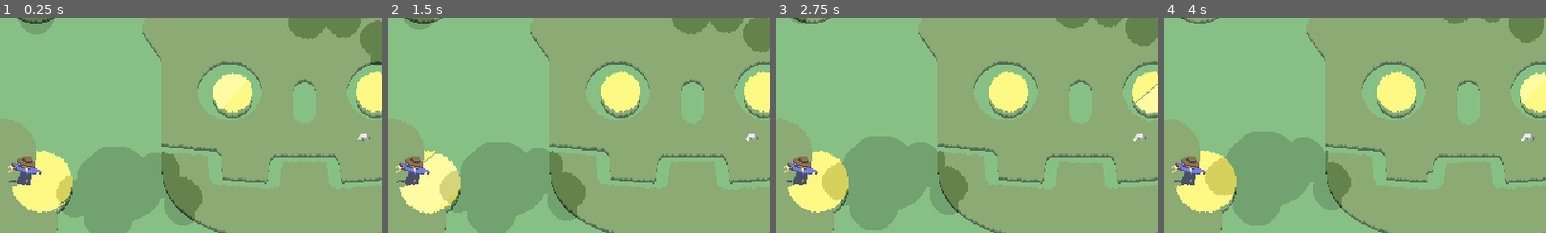
Above: before the commit, frames 1-4 (left to right).
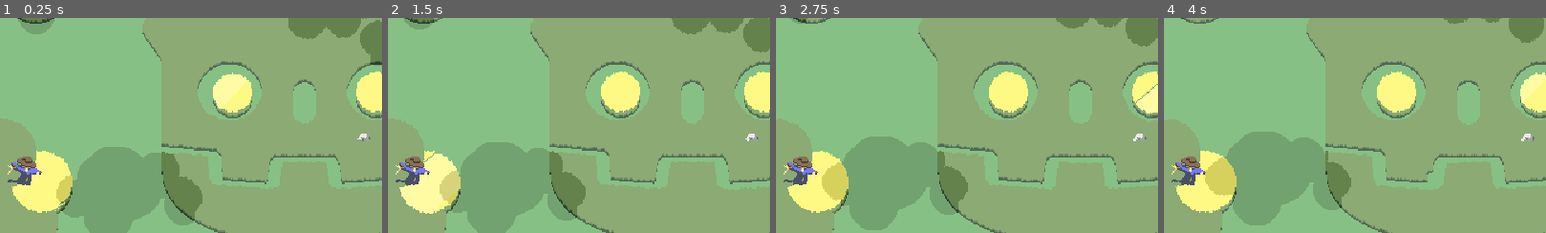
Above: after the commit, the same moments.

Repository: CaptainProton42/2DGrassShaderDemo
Game: Godot game, scene res://scene/Main.tscn
Same seed, same stepped clock (60 frames per second), same inputs: the game is played once before the commit and once after it.
Inputs (mouse positions are % of the whole screen's width and height, from its top left):
- Up to frame 1 (0.25 s): no input
- Up to frame 2 (1.5 s): move the mouse to (72, 45) at 0.52 s; click (72, 45) at 0.67 s; move the mouse to (30, 55) at 1.27 s; click (30, 55) at 1.42 s
- Up to frame 3 (2.75 s): move the mouse to (60, 28) at 2.02 s; click (60, 28) at 2.17 s
- Up to frame 4 (4 s): move the mouse to (45, 70) at 2.77 s; click (45, 70) at 2.92 s; move the mouse to (80, 65) at 3.52 s; click (80, 65) at 3.67 s
The pictures show only the part of the screen within x 10-60%, y 33-83%; the shares and areas given below are measured in that part.

The runs differ from the first frame. In frame 1, less than 0.1% of the frame differs, in the area x 2-11%, y 64-77%; in frame 2, less than 0.1%; in frame 3, less than 0.1%; in frame 4, less than 0.1%.

Commit message:
renamed main scene root to "Main"

Diff:
--- a/assets/materials/cover.tres
+++ b/assets/materials/cover.tres
@@ -2,7 +2,6 @@
 
 [ext_resource path="res://assets/shaders/cover.shader" type="Shader" id=1]
 [ext_resource path="res://assets/textures/noise.png" type="Texture" id=2]
-
 
 [sub_resource type="ViewportTexture" id=1]
 viewport_path = NodePath("Grass")
--- a/scene/Main.tscn
+++ b/scene/Main.tscn
@@ -56,7 +56,7 @@
 "speed": 5.0
 } ]
 
-[node name="Node2D" type="Node2D"]
+[node name="Main" type="Node2D"]
 
 [node name="ViewportClouds" type="Viewport" parent="."]
 size = Vector2( 640, 360 )
@@ -111,7 +111,6 @@
 material = SubResource( 5 )
 position = Vector2( 85.9019, 247.074 )
 frames = SubResource( 6 )
-frame = 2
 playing = true
 
 [node name="Stone" type="Sprite" parent="."]
Not shown: 2 places in assets/materials/grass.tres that only renumber resources
